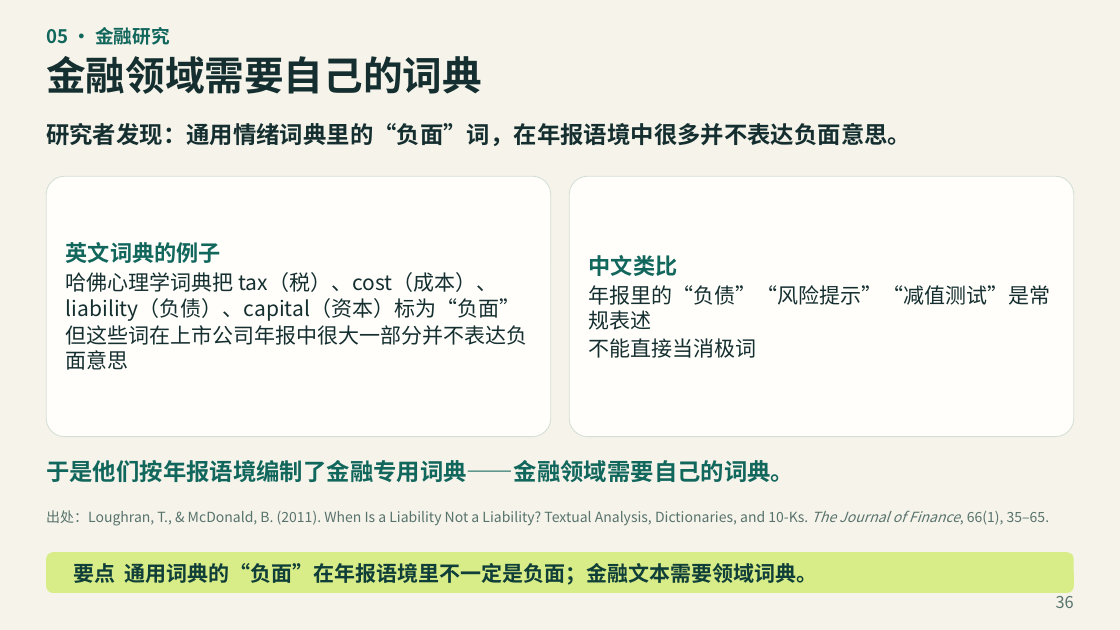
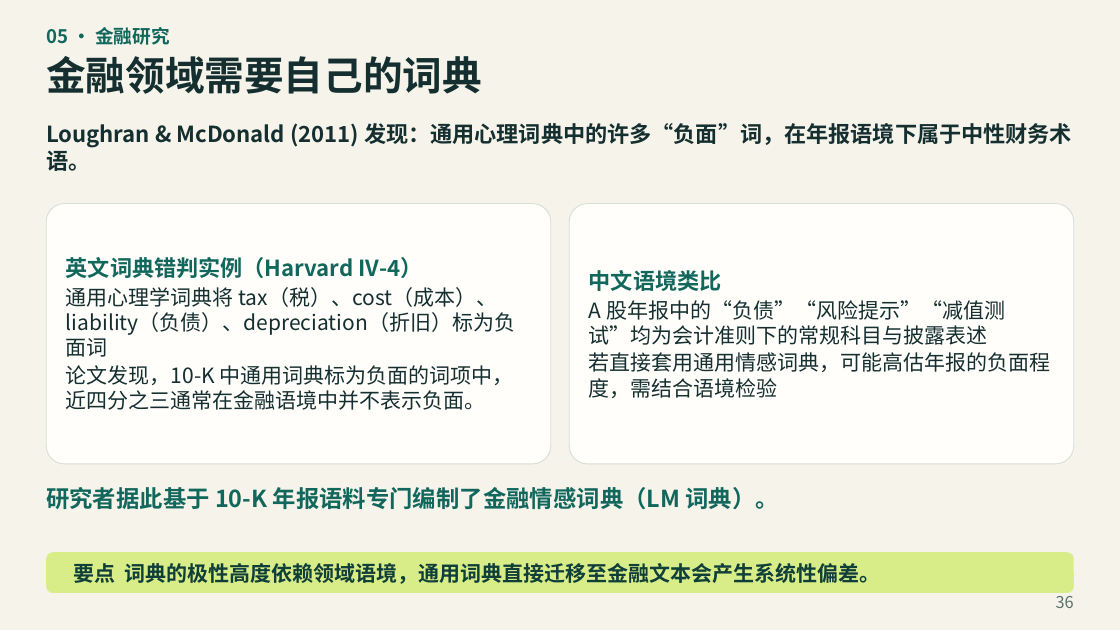
Before and after one commit to jefeerzhang/jefeerzhang.github.io, a slide deck: slide 36 of courses/big-data-finance/text-analysis/文本分析教学PPT.pptx. Drawn at 1120x630 pixels with LibreOffice and Linux fonts; fonts in the diff are those of the drawing. Boxes give left, top, right and bottom in pixels: in the first picture for what was removed or moved away, otherwise in the second. Text is boxed around its words. In the diff, an @@ line names an element or a change of style, - is before the commit and + after.

Commit message:
fix(文本分析): 修正课件概念与互动演示
纠正主题模型、词频和金融文献的表述，修复互动页关键词按钮，并同步课件 PDF 与 PPTX。

```diff
--- a/courses/big-data-finance/text-analysis/文本分析教学PPT.pptx
+++ b/courses/big-data-finance/text-analysis/文本分析教学PPT.pptx
@@ text at (x1=46, y1=123, x2=1072, y2=171): text changed; size 20 to 19 pt @@
-研究者发现：通用情绪词典里的“负面”词，在年报语境中很多并不表达负面意思。
+Loughran & McDonald (2011) 发现：通用心理词典中的许多“负面”词，在年报语境下属于中性财务术语。
@@ rounded rectangle "英文词典错判实例（Harvard IV-4）" moved from (x1=46, y1=176, x2=551, y2=437) to (x1=46, y1=203, x2=551, y2=464) @@
@@ rounded rectangle "中文语境类比" moved from (x1=570, y1=176, x2=1075, y2=437) to (x1=570, y1=203, x2=1075, y2=464) @@
@@ text in rounded rectangle at (x1=66, y1=257, x2=515, y2=410): text changed @@
-英文词典的例子
-哈佛心理学词典把 tax（税）、cost（成本）、liability（负债）、capital（资本）标为“负面”
-但这些词在上市公司年报中很大一部分并不表达负面意思
+英文词典错判实例（Harvard IV-4）
+通用心理学词典将 tax（税）、cost（成本）、liability（负债）、depreciation（折旧）标为负面词
+论文发现，10-K 中通用词典标为负面的词项中，近四分之三通常在金融语境中并不表示负面。
@@ text in rounded rectangle at (x1=589, y1=270, x2=1051, y2=398): text changed @@
-中文类比
-年报里的“负债”“风险提示”“减值测试”是常规表述
-不能直接当消极词
+中文语境类比
+A 股年报中的“负债”“风险提示”“减值测试”均为会计准则下的常规科目与披露表述
+若直接套用通用情感词典，可能高估年报的负面程度，需结合语境检验
@@ text at (x1=46, y1=487, x2=779, y2=509): text changed @@
-于是他们按年报语境编制了金融专用词典——金融领域需要自己的词典。
+研究者据此基于 10-K 年报语料专门编制了金融情感词典（LM 词典）。
@@ text removed at (x1=46, y1=510, x2=1049, y2=526) @@
-出处：Loughran, T., & McDonald, B. (2011). When Is a Liability Not a Liability? Textual Analysis, Dictionaries, and 10-Ks. The Journal of Finance, 66(1), 35–65.
@@ text in rounded rectangle at (x1=73, y1=563, x2=881, y2=584): text changed @@
-要点 通用词典的“负面”在年报语境里不一定是负面；金融文本需要领域词典。
+要点 词典的极性高度依赖领域语境，通用词典直接迁移至金融文本会产生系统性偏差。
```
Also in this commit, not shown: 40 other slides changed, 3 other files.
